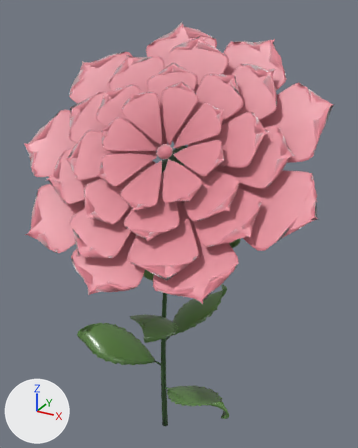
One commit to the glTF model www/models/flowers/camellia-rare-v2.glb: the scene before it, then after it.
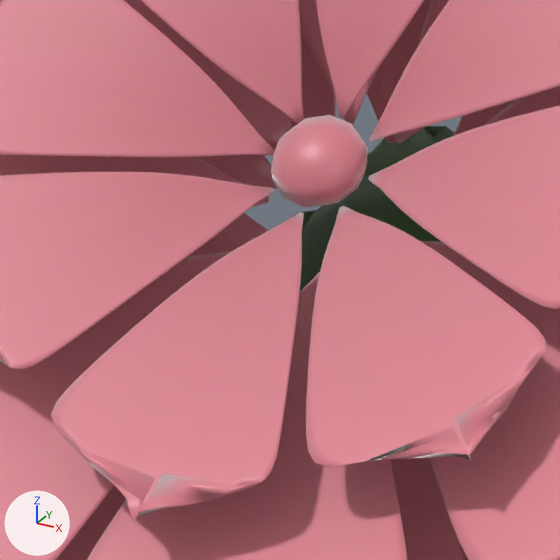
Each version appears first whole from a camera (50 mm lens) standing at (1.012, -1.69, 2.01) and looking at (0.081, 0.003, 1.163), and next in a close-up on the part from 31% to 57% of the width and 28% to 49% of the height. The lights are fixed; the arrows at lower left show +X, +Y and +Z. The older version's two pictures come first. Vertices at exactly the same position are counted once.

The older version as bpy lines, for what is in view:
```python
me_camellia_rare_v2_petal = bpy.data.meshes.new('camellia-rare-v2-petal')
me_camellia_rare_v2_petal.from_pydata(...)  # 14352 vertices, 28564 faces; spans x -0.546..0.696, y -0.525..0.28, z 1.071..1.954
me_camellia_rare_v2_petal.materials.append(mat_camellia_petal_002)
me_camellia_rare_v2_stem = bpy.data.meshes.new('camellia-rare-v2-stem')
me_camellia_rare_v2_stem.from_pydata(...)  # 623 vertices, 1008 faces; spans x -0.101..0.203, y -0.062..0.158, z -0.001..1.468
me_camellia_rare_v2_stem.materials.append(mat_camellia_stem_002)
ob_camellia_rare_v2_petal = bpy.data.objects.new('camellia-rare-v2-petal', me_camellia_rare_v2_petal)
ob_camellia_rare_v2_petal.location = (0.0, 0.0, 0.0)
ob_camellia_rare_v2_stem = bpy.data.objects.new('camellia-rare-v2-stem', me_camellia_rare_v2_stem)
ob_camellia_rare_v2_stem.location = (0.0, 0.0, 0.0)
```
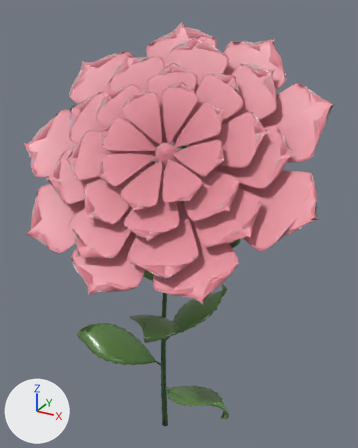
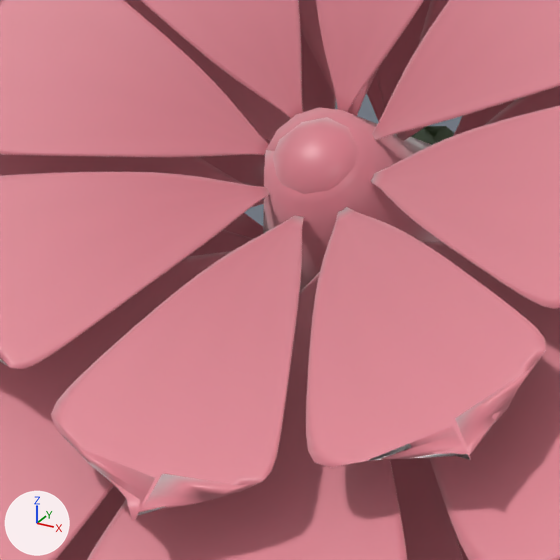
Location of each change, [x1, y1, x2, y2] in pixels of the close-ups (560 x 560 px):
part 1 of me_camellia_rare_v2_petal, added (pink): after [263, 107, 442, 291]
'camellia-rare-v2-stem', unchanged, covered by the edit: before [289, 126, 454, 291]; after [411, 126, 454, 145]

What the commit changed:
me_camellia_rare_v2_petal is used by ob_camellia_rare_v2_petal; location (0.0, 0.0, 0.0).
me_camellia_rare_v2_petal had 14352 vertices, 28564 faces and spanned x -0.546..0.696, y -0.525..0.28, z 1.071..1.954.
me_camellia_rare_v2_petal now has 14468 vertices, 28800 faces and spans x -0.546..0.696, y -0.525..0.28, z 1.071..1.954.
me_camellia_rare_v2_petal part 1: a new loose piece of 116 vertices spanning x -0.022..0.163, y -0.139..0.066, z 1.335..1.535, in mat_camellia_petal_002.
